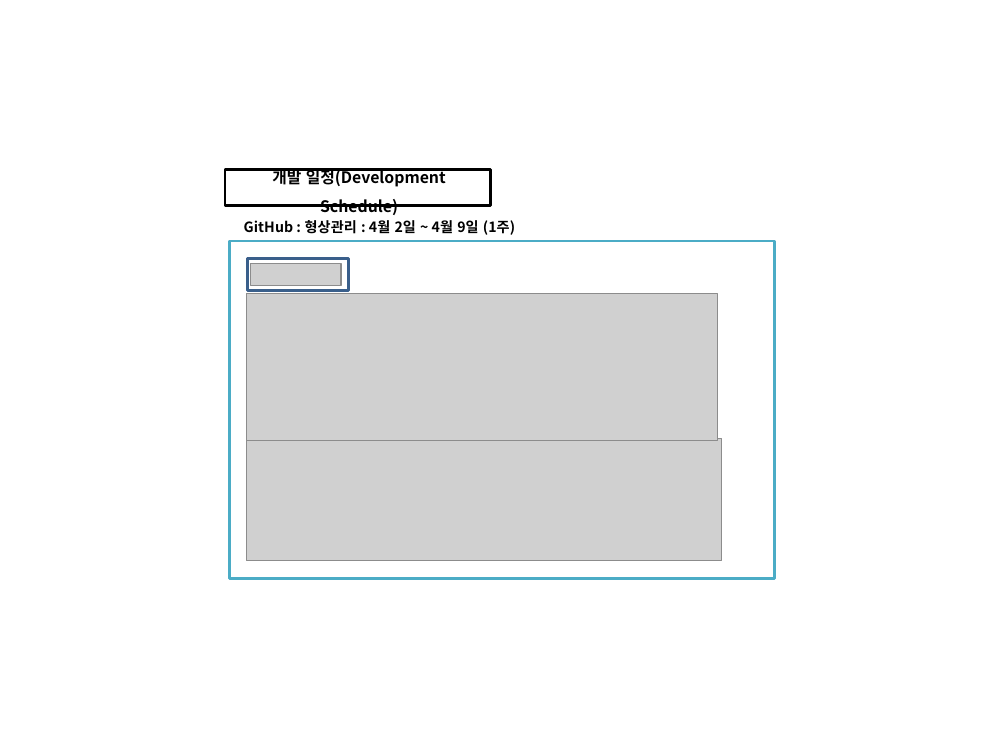
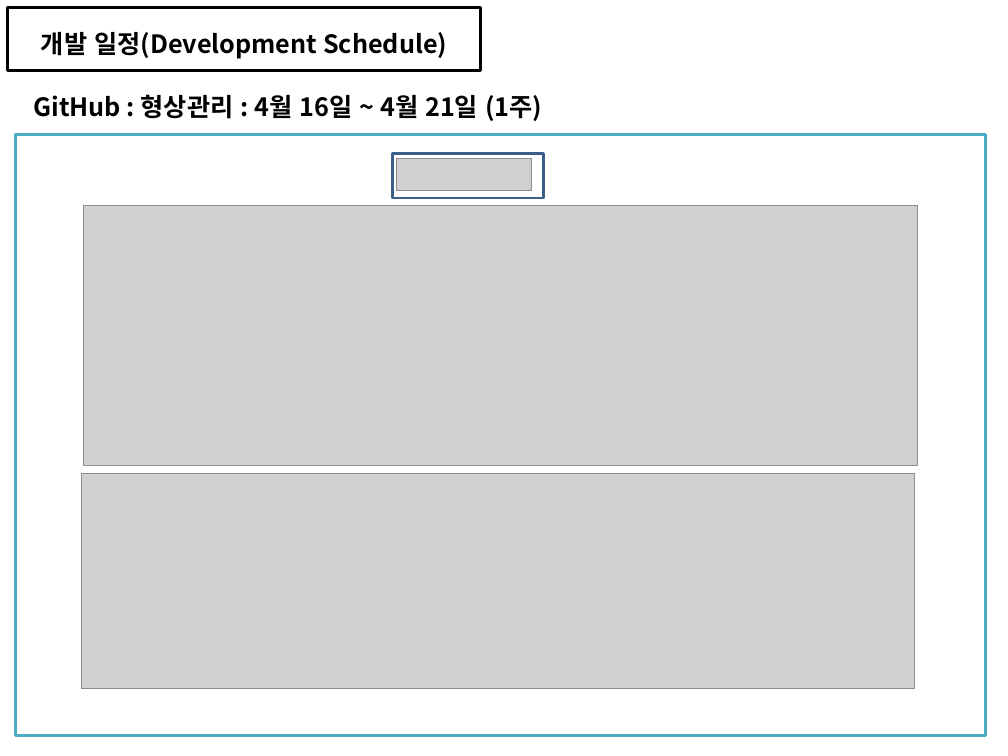
Before and after one commit to soh0256/4team, a slide deck: slide 17 of 개발 4팀 2차 미니 프로젝트/6) KOSMO_77기_개발 4팀_일정관리_형상관리_활용_종합보고서.pptx (slide 11 before the commit). Drawn at 1008x756 pixels with LibreOffice and Linux fonts; fonts in the diff are those of the drawing; grey boxes stand for pictures. Boxes give left, top, right and bottom in pixels: in the first picture for what was removed or moved away, otherwise in the second. Text is boxed around its words. In the diff, an @@ line names an element or a change of style, - is before the commit and + after.

```diff
--- a/개발 4팀 2차 미니 프로젝트/6) KOSMO_77기_개발 4팀_일정관리_형상관리_활용_종합보고서.pptx
+++ b/개발 4팀 2차 미니 프로젝트/6) KOSMO_77기_개발 4팀_일정관리_형상관리_활용_종합보고서.pptx
@@ text "개발 일정(Development Schedule)": place and size @@
-text "개발 일정(Development Schedule)" at (272, 167, 446, 215)
+text "개발 일정(Development Schedule)" at (41, 32, 447, 59)
@@ text "개발 일정(Development Schedule)" at (41, 32, 447, 59): size 11.2 to 18 pt; vertical alignment middle to top @@
@@ rectangle added at (8, 8, 481, 72), outline #000000 2 pt @@
@@ text at (33, 94, 542, 121): text changed; size 10.1 to 18 pt @@
-GitHub : 형상관리 : 4월 2일 ~ 4월 9일 (1주)
+GitHub : 형상관리 : 4월 16일 ~ 4월 21일 (1주)
@@ rectangle: place and size @@
-rectangle at (230, 241, 775, 579)
+rectangle at (16, 135, 986, 736)
@@ rectangle removed at (225, 169, 491, 205) @@
@@ rectangle: place and size @@
-rectangle at (247, 259, 349, 290)
+rectangle at (393, 153, 544, 198)
@@ picture: place and size @@
-picture at (251, 264, 342, 285)
+picture at (396, 158, 532, 191)
@@ picture: place and size @@
-picture at (246, 293, 717, 440)
+picture at (84, 206, 917, 465)
@@ picture: place and size @@
-picture at (246, 438, 722, 561)
+picture at (82, 473, 915, 687)
```
Also in this commit, not shown: 13 other slides changed, 22 slides added.
